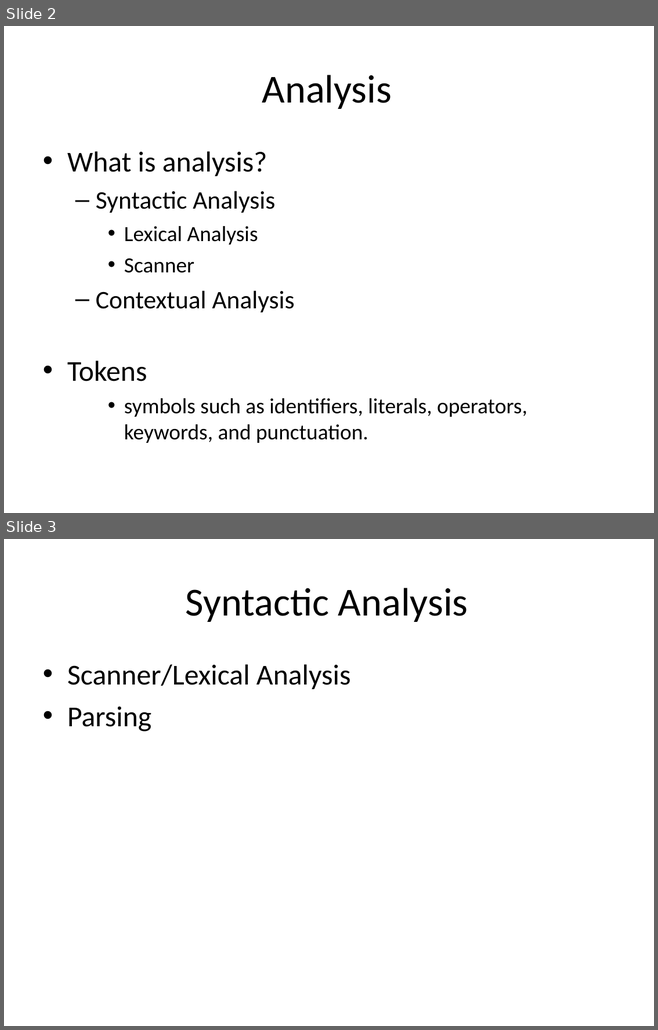
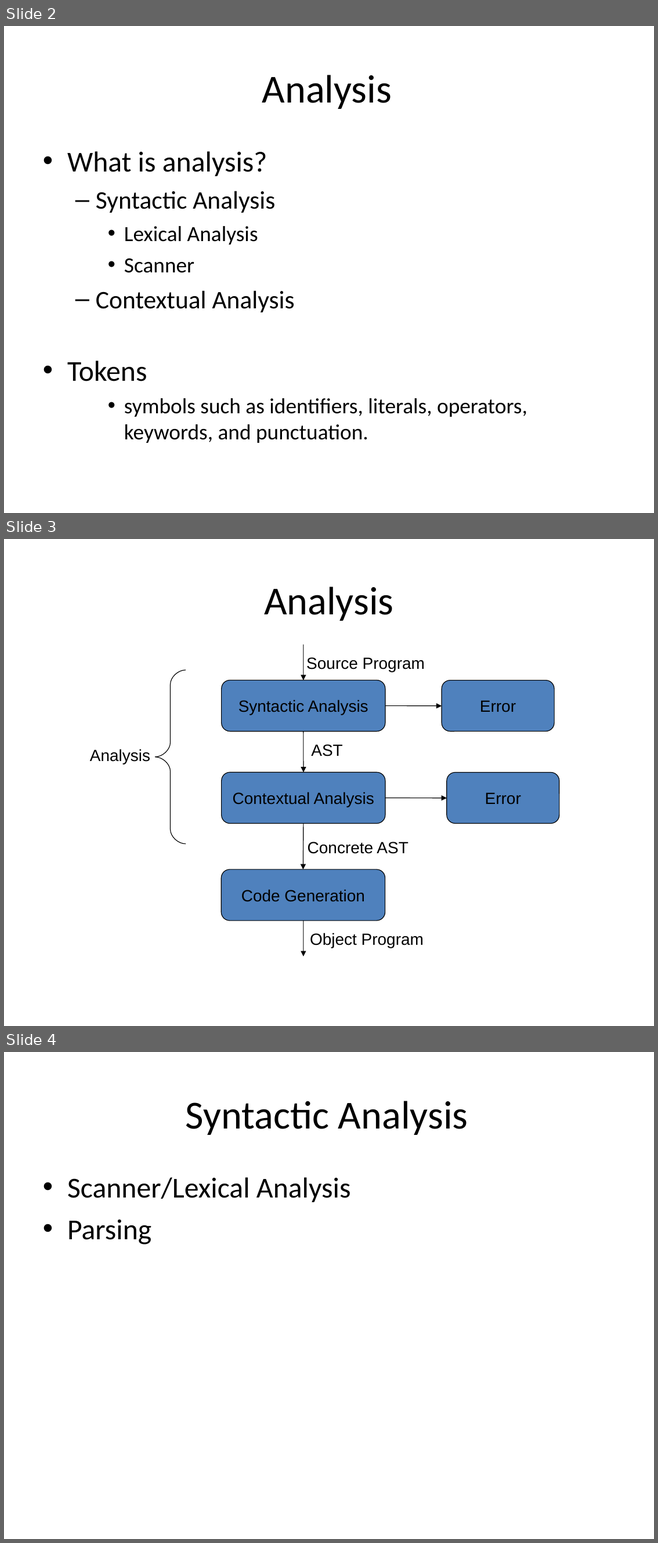
Before and after one commit to isurup/kalle-martin-group, a slide deck: SSE2/slides/1 Analysis.ppt. Shown one above the other, each under a label of ours: slides 2 and 3 before the commit, slides 2, 3 and 4 after it. The pictures are 658x1030 and 658x1543 pixels, drawn with LibreOffice and Linux fonts; fonts in the diff are those of the drawing. Boxes give left, top, right and bottom in pixels: in the first picture for what was removed or moved away, otherwise in the second. Text is boxed around its words. In the diff, an @@ line names an element or a change of style, - is before the commit and + after.

```diff
--- a/SSE2/slides/1 Analysis.ppt
+++ b/SSE2/slides/1 Analysis.ppt
@@ slide 3 added at [4,539,654,1026], background #FFFFFF @@
@@ title added at [264,587,394,621], 44 pt, text #000000 @@
+Analysis
@@ arrow added from (303, 644) to (303, 681), #000000 0.74 pt @@
@@ text added at [306,657,424,672], 18 pt, text #000000 @@
+Source Program
@@ freeform shape added at [155,670,185,844], outline #000000 0.74 pt @@
@@ rounded rectangle added at [221,680,385,732], fill #4F81BD, outline #000000 0.74 pt, 18 pt, text #000000 @@
+Syntactic Analysis
@@ rounded rectangle added at [441,681,554,732], fill #4F81BD, outline #000000 0.74 pt, 18 pt, text #000000 @@
+Error
@@ arrow added from (385, 706) to (441, 706), #000000 0.74 pt @@
@@ arrow added from (303, 732) to (303, 772), #000000 0.74 pt @@
@@ text added at [311,744,342,756], 18 pt, text #000000 @@
+AST
@@ text added at [90,749,150,764], 18 pt, text #000000 @@
+Analysis
@@ rounded rectangle added at [221,772,385,824], fill #4F81BD, outline #000000 0.74 pt, 18 pt, text #000000 @@
+Contextual Analysis
@@ rounded rectangle added at [447,772,558,824], fill #4F81BD, outline #000000 0.74 pt, 18 pt, text #000000 @@
+Error
@@ arrow added from (385, 798) to (447, 798), #000000 0.74 pt @@
@@ arrow added from (303, 824) to (303, 870), #000000 0.74 pt @@
@@ text added at [307,842,408,854], 18 pt, text #000000 @@
+Concrete AST
@@ rounded rectangle added at [221,870,384,921], fill #4F81BD, outline #000000 0.74 pt, 18 pt, text #000000 @@
+Code Generation
@@ arrow added from (303, 920) to (303, 957), #000000 0.74 pt @@
@@ text added at [310,933,423,948], 18 pt, text #000000 @@
+Object Program
@@ what was slide 3 is now slide 4 @@
```
Also in this commit, not shown: 14 other slides added.
